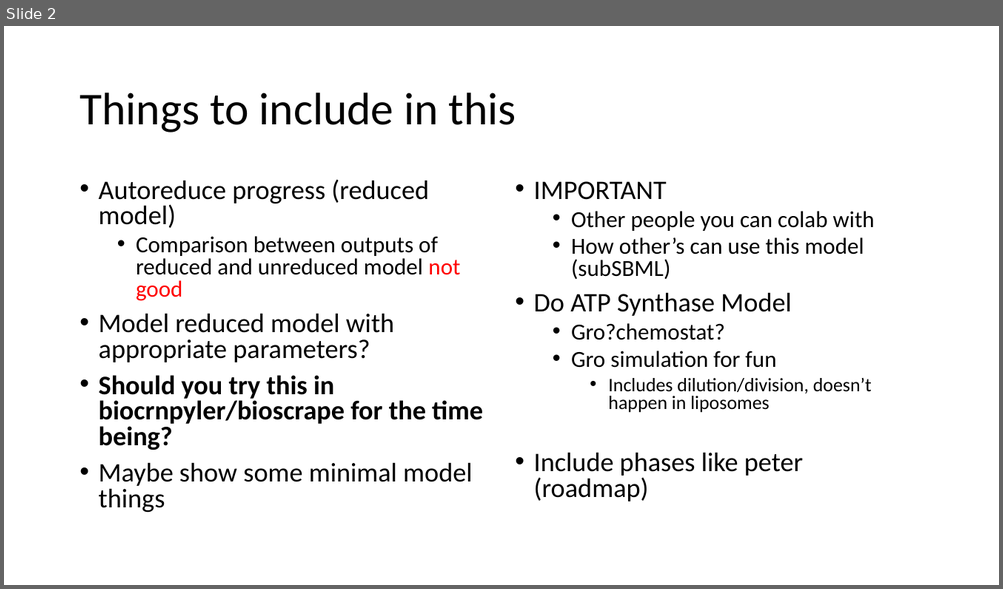
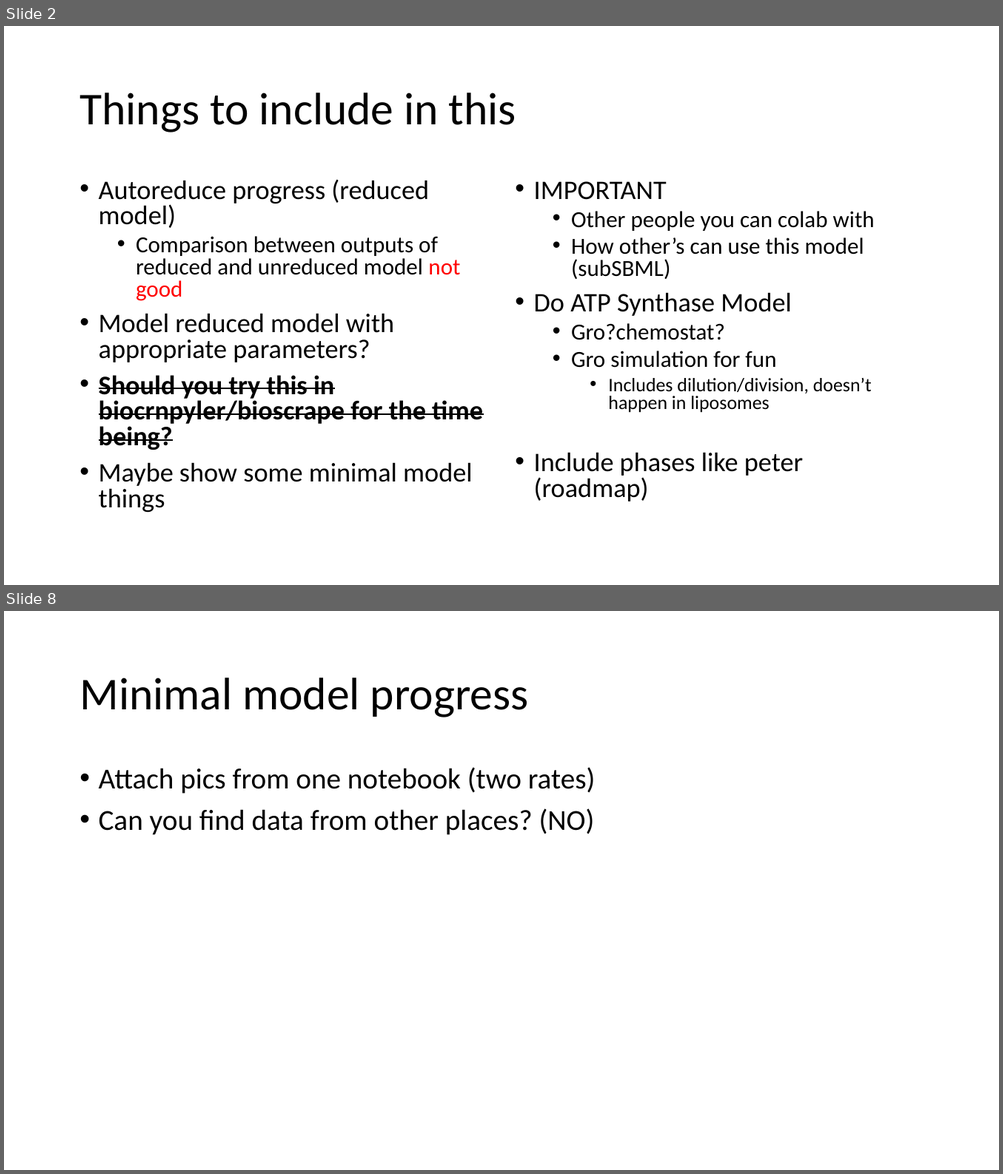
Before and after one commit to AnkitaRoychoudhury/ug_murray, a slide deck: miscellaneous/presentations/20200715_syncell_mtg.pptx. Shown one above the other, each under a label of ours: slide 2 before the commit, slides 2 and 8 after it; the slides between them are not shown. The pictures are 1003x589 and 1003x1174 pixels, drawn with LibreOffice and Linux fonts; fonts in the diff are those of the drawing. Boxes give left, top, right and bottom in pixels: in the first picture for what was removed or moved away, otherwise in the second. Text is boxed around its words. In the diff, an @@ line names an element or a change of style, - is before the commit and + after.

```diff
--- a/miscellaneous/presentations/20200715_syncell_mtg.pptx
+++ b/miscellaneous/presentations/20200715_syncell_mtg.pptx
@@ slide 8 added at <box>4,611,999,1170</box>, background #FFFFFF @@
@@ title added at <box>79,678,529,718</box>, 44 pt, text #000000 @@
+Minimal model progress
@@ text added at <box>99,767,595,835</box>, 28 pt, text #000000 @@
+• Attach pics from one notebook (two rates)
+• Can you find data from other places? (NO)
@@ slide 2 changed as well @@
@@ text at <box>99,375,483,450</box>: strikethrough on in "Should you try this in biocrnpyler/bioscrape for ..." @@
```
Also in this commit, not shown: 1 other slide changed, 11 other slides added, 2 slides removed, 13 other files.
